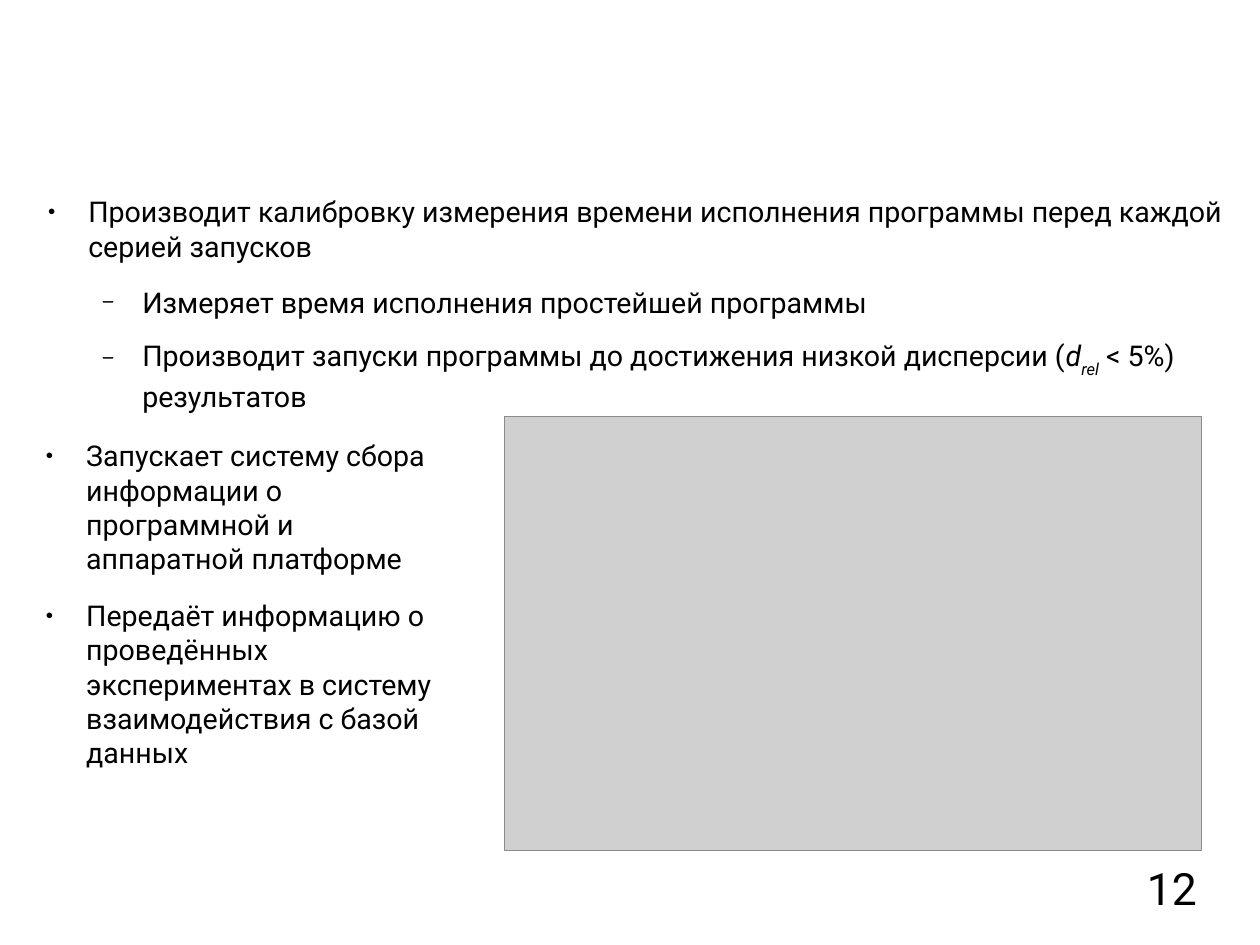
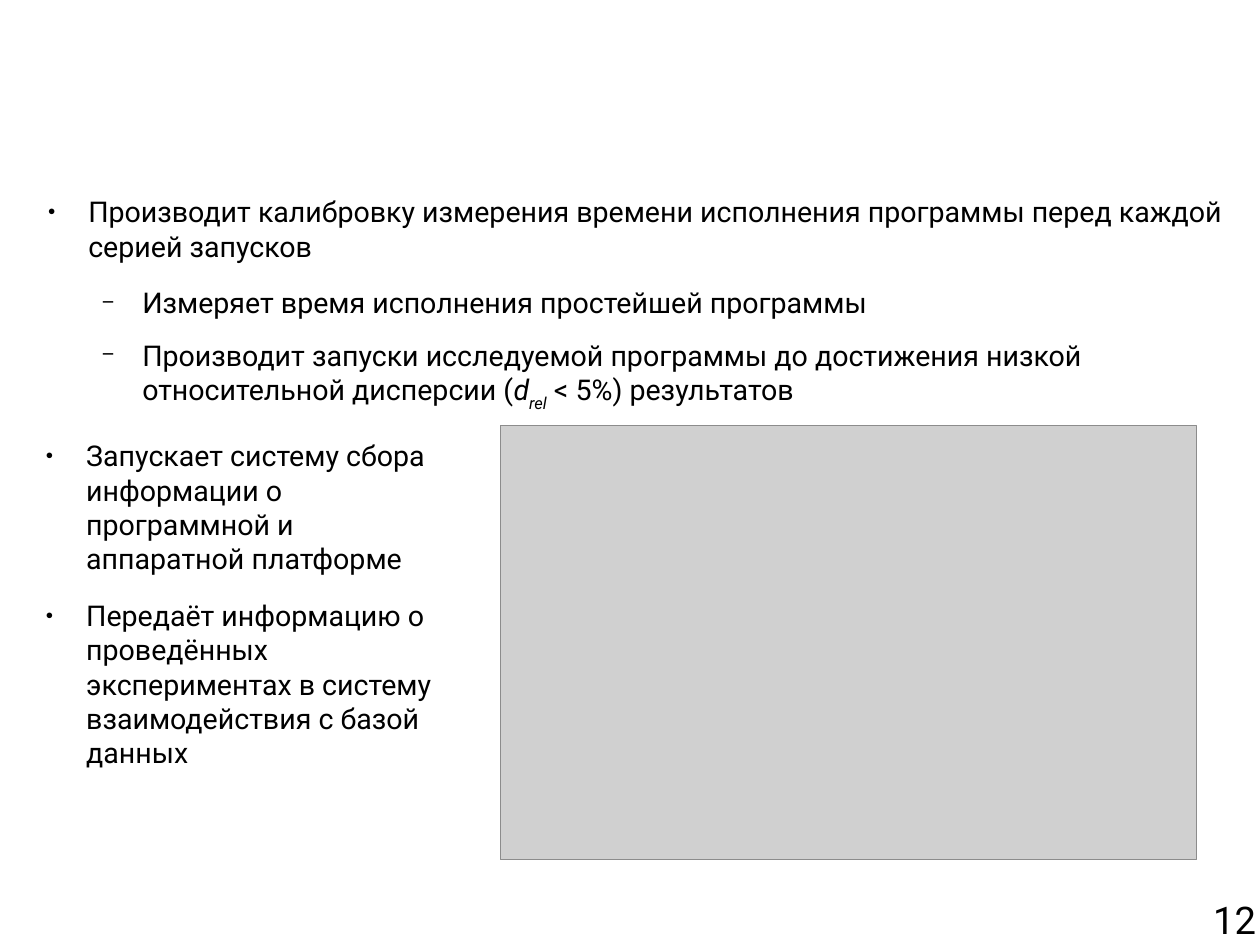
Before and after one commit to mkpankov/adaptor, a slide deck: slide 12 of diploma/defense/brochure.odp. Drawn at 1260x945 pixels with LibreOffice and Linux fonts; fonts in the diff are those of the drawing; grey boxes stand for pictures; background and template pictures are left out. Boxes give left, top, right and bottom in pixels: in the first picture for what was removed or moved away, otherwise in the second. Text is boxed around its words. In the diff, an @@ line names an element or a change of style, - is before the commit and + after.

```diff
--- a/diploma/defense/brochure.odp
+++ b/diploma/defense/brochure.odp
@@ text at [142,345,1081,407]: text changed @@
-  − Производит запуски программы до достижения низкой дисперсии (drel < 5%) результатов
+  − Производит запуски исследуемой программы до достижения низкой относительной дисперсии (drel < 5%) результатов
@@ picture: place and size @@
-picture at [505,416,1202,851]
+picture at [501,425,1197,860]
@@ page number: place and size @@
-page number at [1147,873,1197,905]
+page number at [1213,906,1256,934]
@@ page number at [1213,906,1256,934]: size 28 to 24 pt @@
```
Also in this commit, not shown: 30 other slides changed, 1 slide removed.
